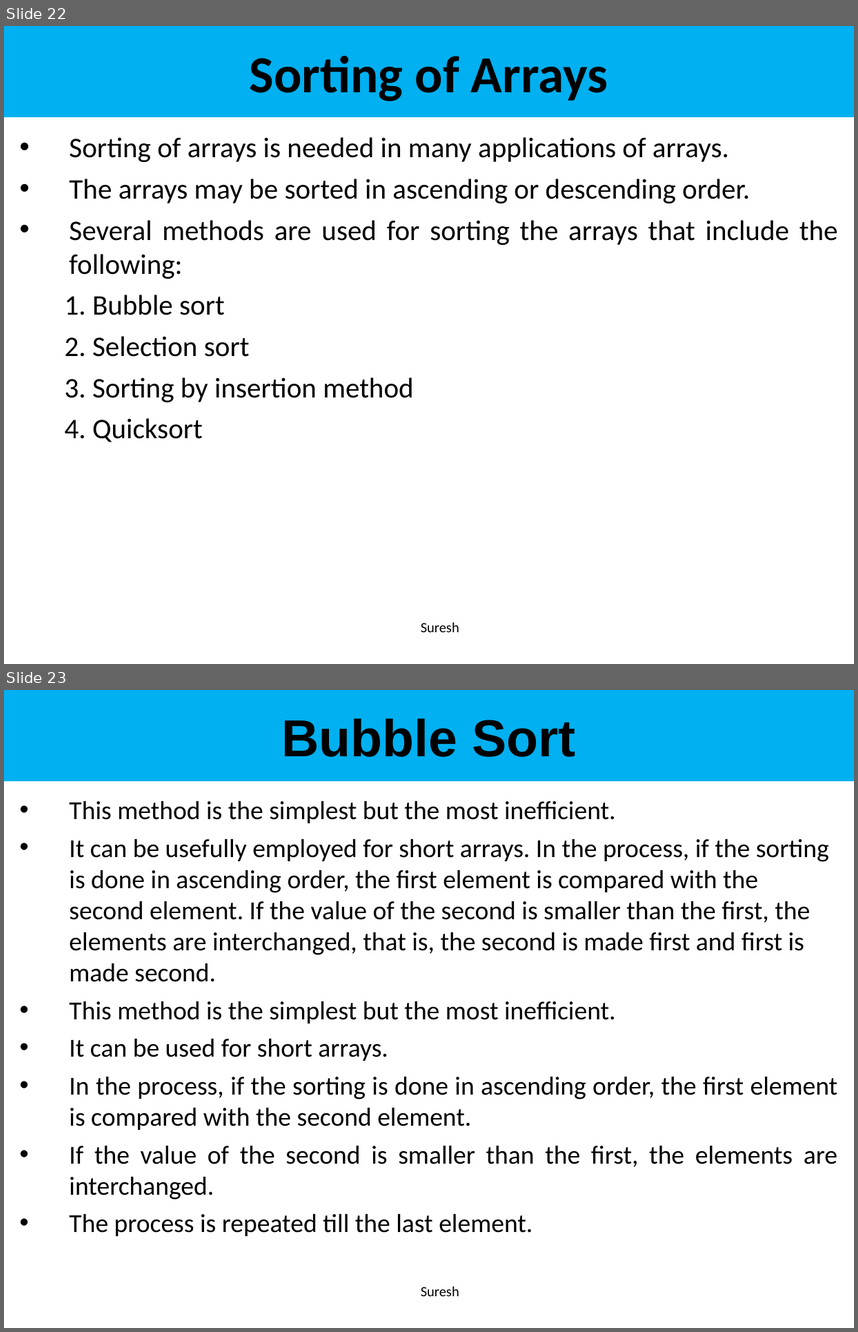
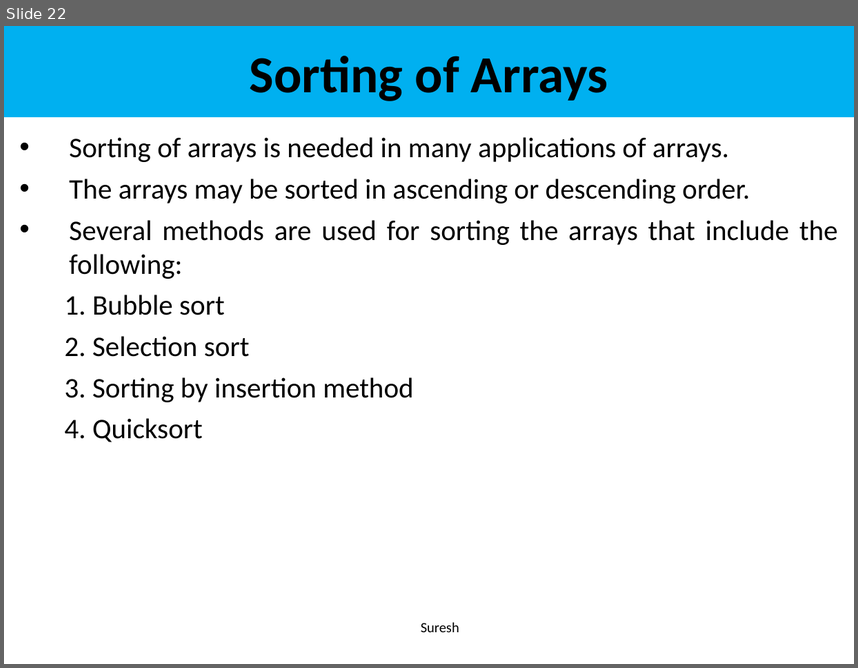
Before and after one commit to karthikeyamajeti/Oops-Through-Java, a slide deck: Notes_PPT/UNIT - 3/UNIT 3 Arrays PPT.ppt. Shown one above the other, each under a label of ours: slides 22 and 23 before the commit, slide 22 after it. The pictures are 858x1332 and 858x668 pixels, drawn with LibreOffice and Linux fonts; fonts in the diff are those of the drawing. Boxes give left, top, right and bottom in pixels: in the first picture for what was removed or moved away, otherwise in the second. Text is boxed around its words. In the diff, an @@ line names an element or a change of style, - is before the commit and + after.

```diff
--- a/Notes_PPT/UNIT - 3/UNIT 3 Arrays PPT.ppt
+++ b/Notes_PPT/UNIT - 3/UNIT 3 Arrays PPT.ppt
@@ slide 23 removed at (x1=4, y1=690, x2=854, y2=1328), background #FFFFFF @@
@@ rectangle removed at (x1=4, y1=690, x2=854, y2=781) @@
-Bubble Sort
@@ subtitle removed at (x1=69, y1=801, x2=838, y2=1236) @@
-• This method is the simplest but the most inefficient.
-• It can be usefully employed for short arrays. In the process, if the sorting is done in ascending order, the first element is compared with the second element. If the value of the second is smaller than the first, the elements are interchanged, that is, the second is made first and first is made second.
-• This method is the simplest but the most inefficient.
-• It can be used for short arrays.
-• In the process, if the sorting is done in ascending order, the first element is compared with the second element.
-• If the value of the second is smaller than the first, the elements are interchanged.
-• The process is repeated till the last element.
@@ text removed at (x1=421, y1=1285, x2=459, y2=1296) @@
-Suresh
```
Also in this commit, not shown: 2 slides changed, 9 slides added, 6 other slides removed.
